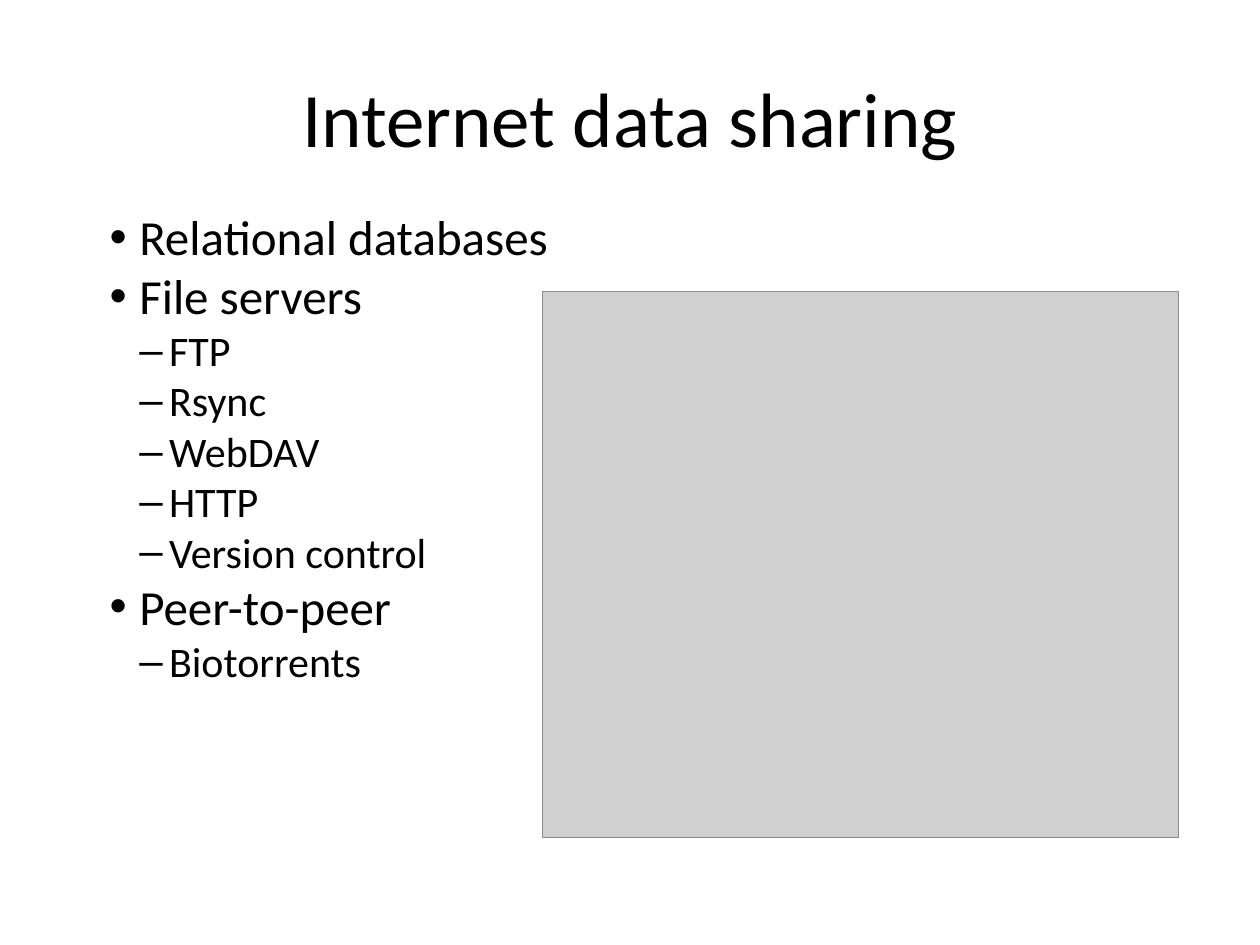
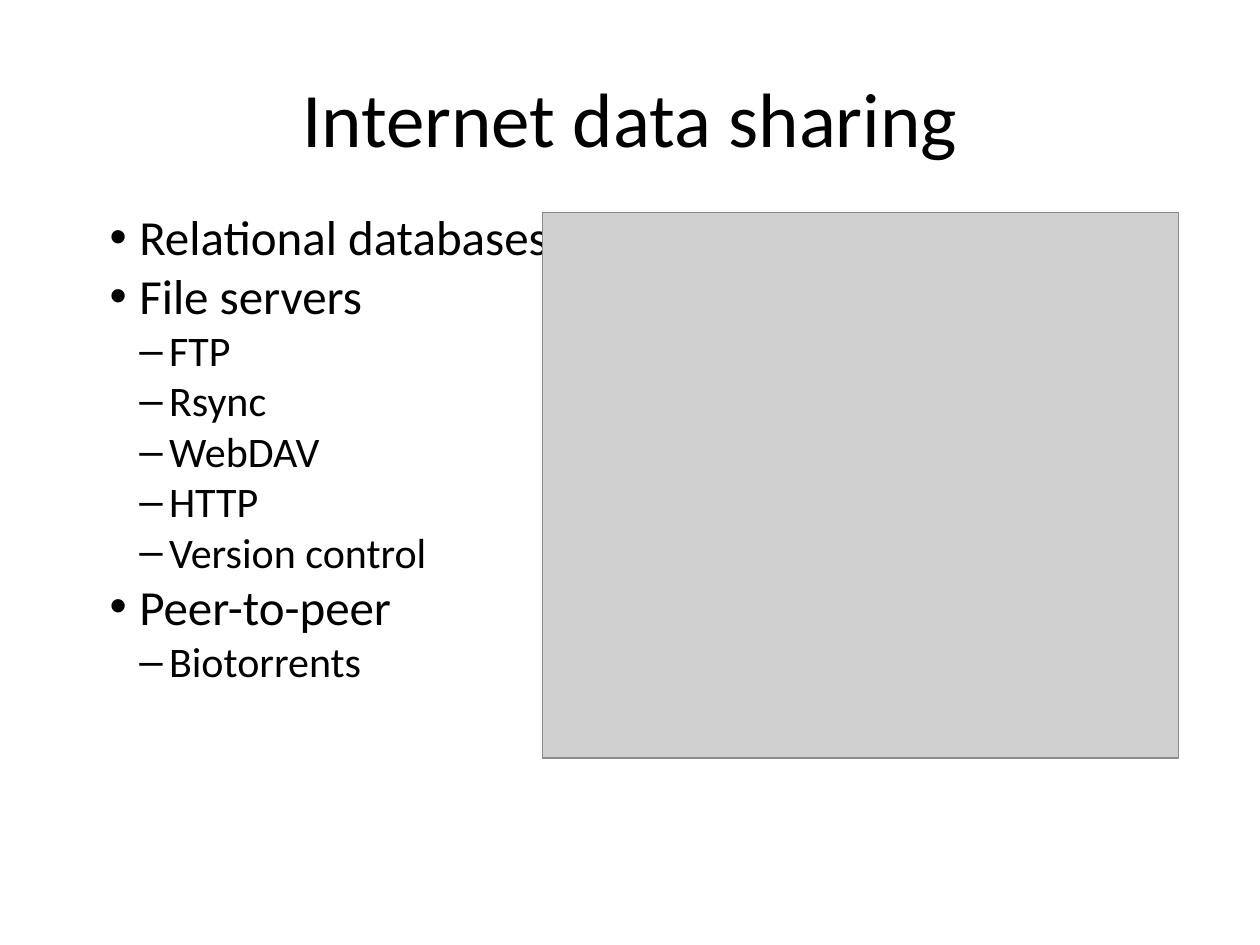
Before and after one commit to naturalis/arangs, a slide deck: slide 6 of doc/slides/day4/session2/DataSharing.pptx. Drawn at 1260x945 pixels with LibreOffice and Linux fonts; fonts in the diff are those of the drawing; grey boxes stand for pictures. Boxes give left, top, right and bottom in pixels: in the first picture for what was removed or moved away, otherwise in the second. Text is boxed around its words. In the diff, an @@ line names an element or a change of style, - is before the commit and + after.

```diff
--- a/doc/slides/day4/session2/DataSharing.pptx
+++ b/doc/slides/day4/session2/DataSharing.pptx
@@ text "Relational databases" rewrapped from (139, 221, 548, 678) to (139, 215, 548, 678) @@
@@ picture: place and size @@
-picture at (542, 291, 1178, 837)
+picture at (542, 213, 1178, 759)
```
Also in this commit, not shown: 3 other slides changed, 1 slide removed, 1 other file.
